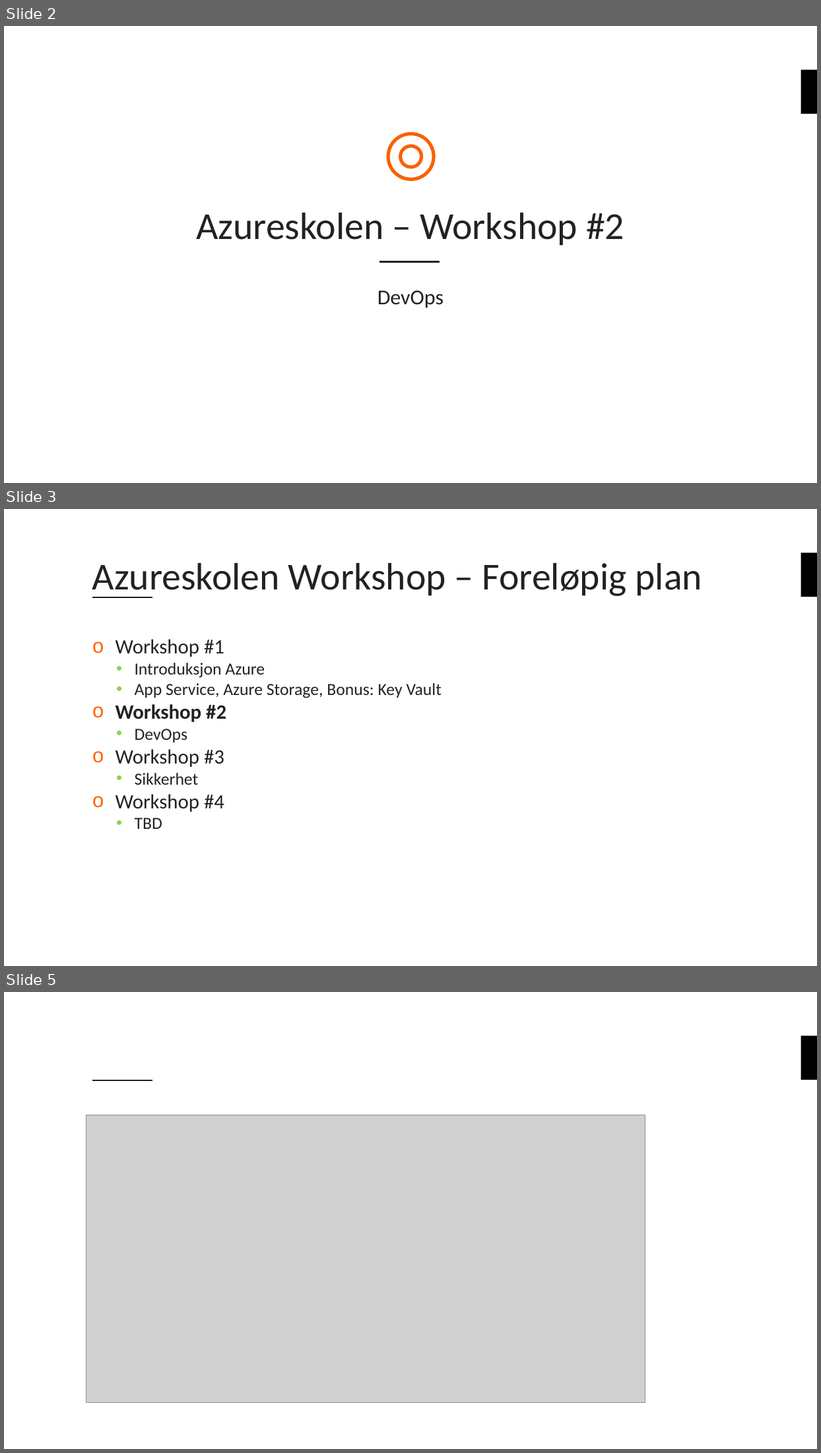
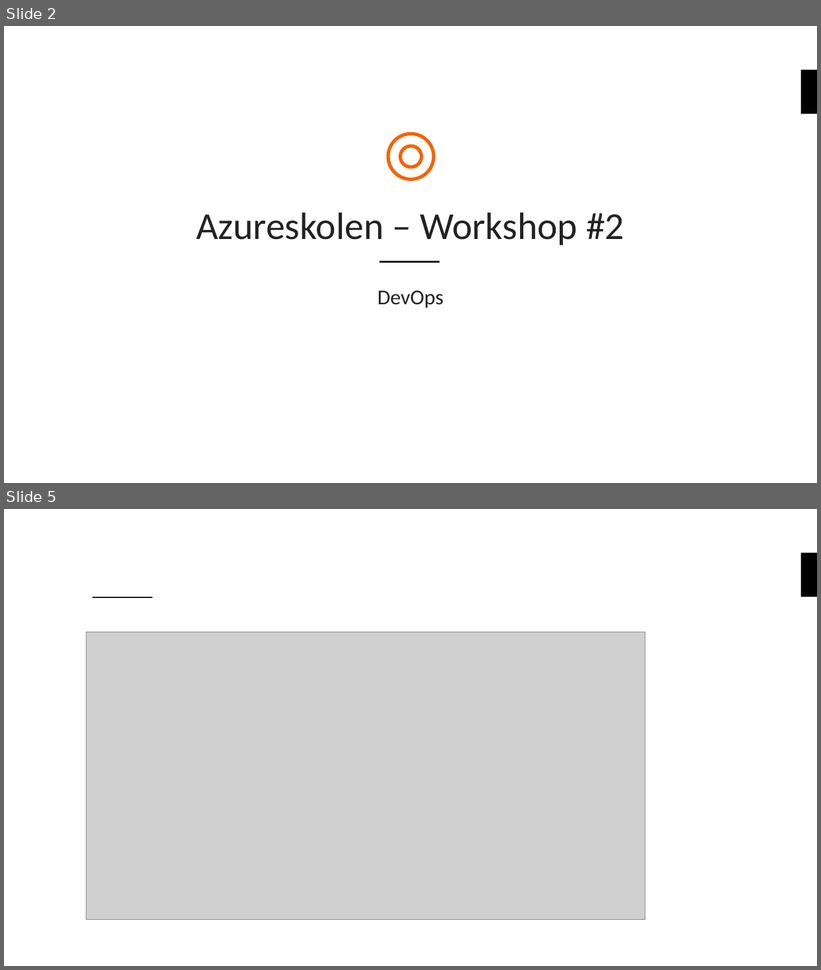
Before and after one commit to bouvet/azure-workshops, a slide deck: Workshop_2/Presentasjon/Azureskolen-Workshop#2.pptx. Shown one above the other, each under a label of ours: slides 2, 3 and 5 before the commit, slides 2 and 5 after it; the slides between them are not shown. The pictures are 821x1453 and 821x970 pixels, drawn with LibreOffice and Linux fonts; fonts in the diff are those of the drawing; grey boxes stand for pictures; background and template pictures are left out. Boxes give left, top, right and bottom in pixels: in the first picture for what was removed or moved away, otherwise in the second. Text is boxed around its words. In the diff, an @@ line names an element or a change of style, - is before the commit and + after.

```diff
--- a/Workshop_2/Presentasjon/Azureskolen-Workshop#2.pptx
+++ b/Workshop_2/Presentasjon/Azureskolen-Workshop#2.pptx
@@ slide 3 removed at <box>4,509,817,966</box>, background #FFFFFF; not listed: 2 template elements that a slide beside it also shows @@
@@ title removed at <box>92,563,703,598</box> @@
-Azureskolen Workshop – Foreløpig plan
@@ text removed at <box>116,639,442,829</box> @@
-o Workshop #1
-  • Introduksjon Azure
-  • App Service, Azure Storage, Bonus: Key Vault
-o Workshop #2
-  • DevOps
-o Workshop #3
-  • Sikkerhet
-o Workshop #4
-  • TBD
```
Also in this commit, not shown: 3 slides changed, 2 slides added, 5 other slides removed, 1 other file.
